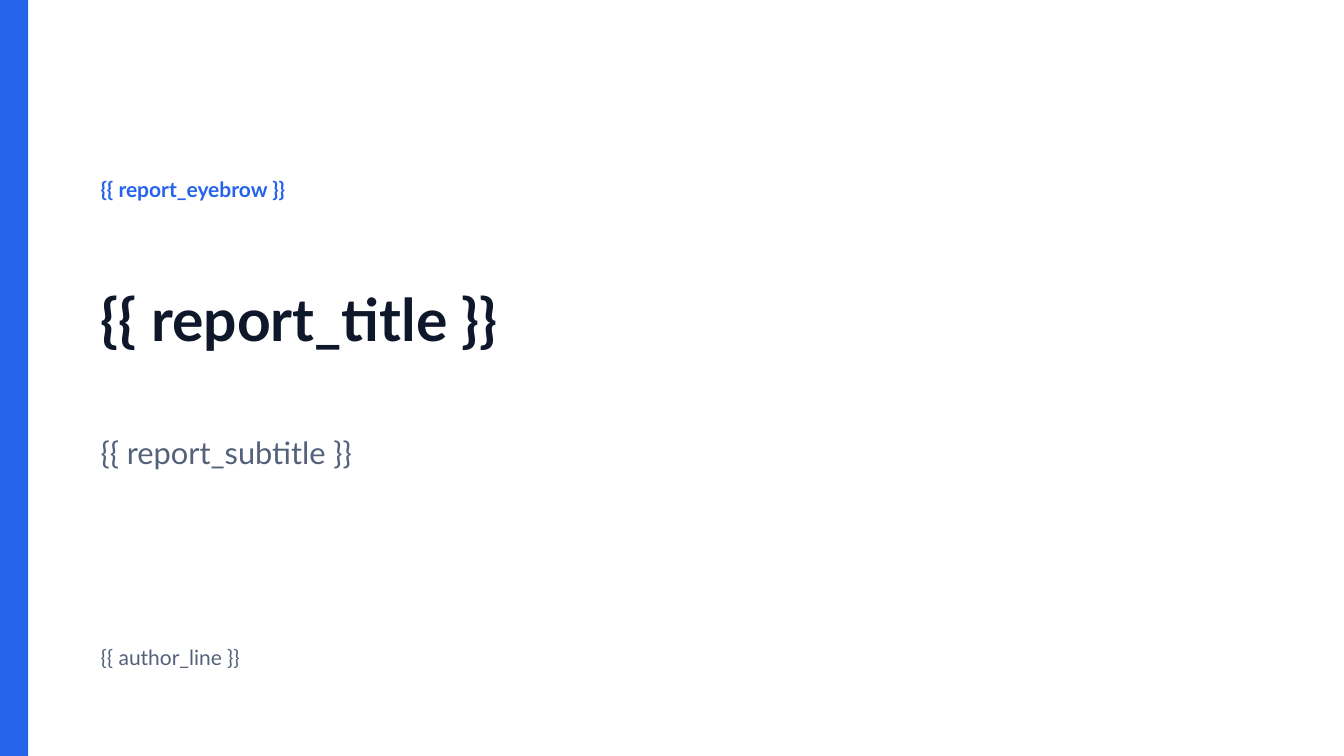
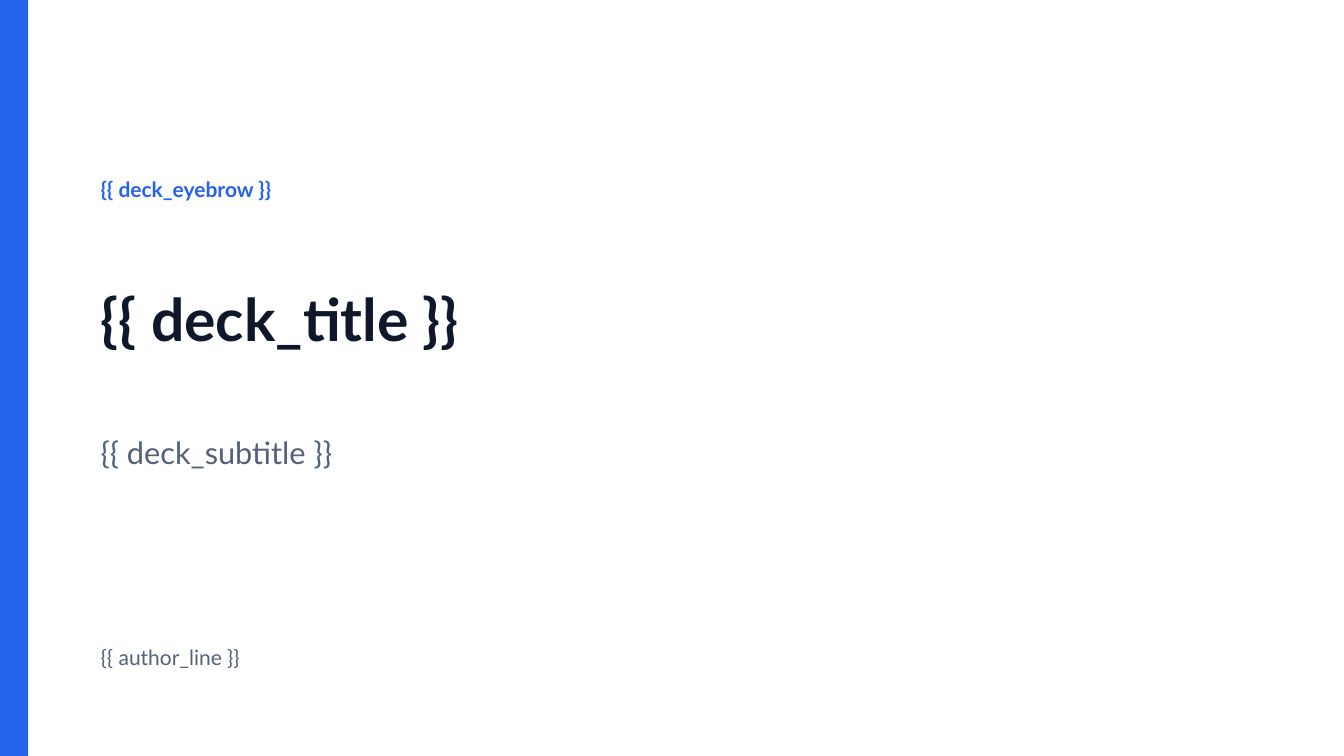
Before and after one commit to DolfusNegunda/doc_skills, a slide deck: slide 1 of building-document-templates/registry/_builtin/exec_update/template.pptx. Drawn at 1344x756 pixels with LibreOffice and Linux fonts; fonts in the diff are those of the drawing. Boxes give left, top, right and bottom in pixels: in the first picture for what was removed or moved away, otherwise in the second. Text is boxed around its words. In the diff, an @@ line names an element or a change of style, - is before the commit and + after.

```diff
--- a/building-document-templates/registry/_builtin/exec_update/template.pptx
+++ b/building-document-templates/registry/_builtin/exec_update/template.pptx
@@ text at (119,181,254,201): text changed @@
-{{ report_eyebrow }}
+{{ deck_eyebrow }}
@@ title at (151,297,409,350): text changed @@
-{{ report_title }}
+{{ deck_title }}
@@ text at (127,441,306,469): text changed @@
-{{ report_subtitle }}
+{{ deck_subtitle }}
```
Also in this commit, not shown: 3 other slides changed, 10 slides added, 3 slides removed, 13 other files.
